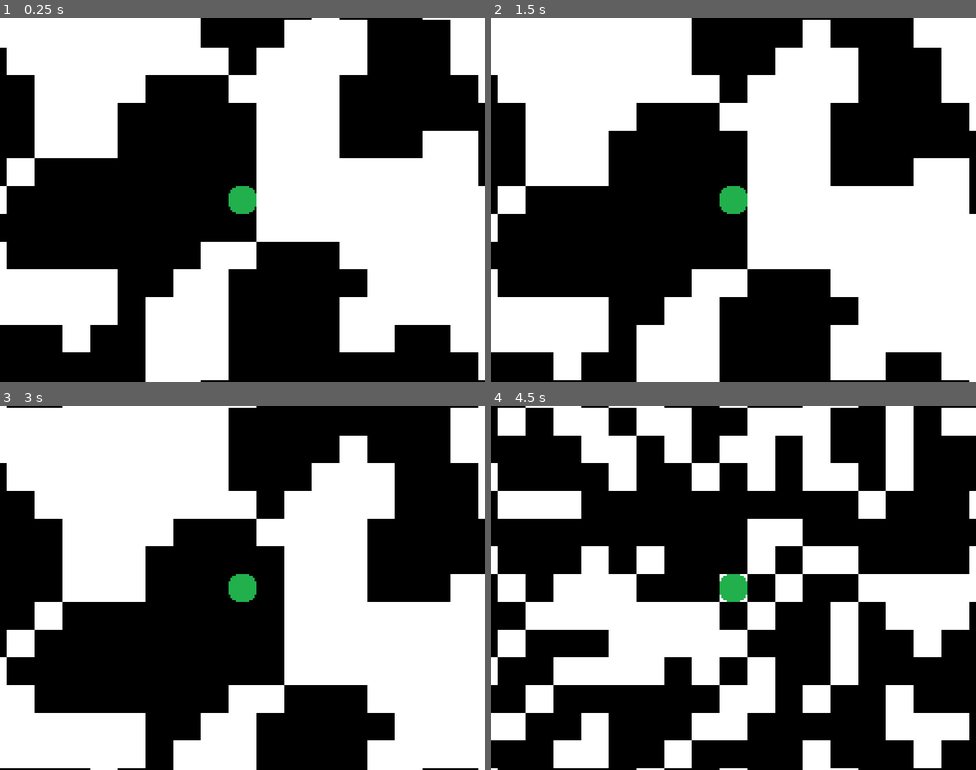
Above: before the commit, frames 1-4 (two rows, left to right).
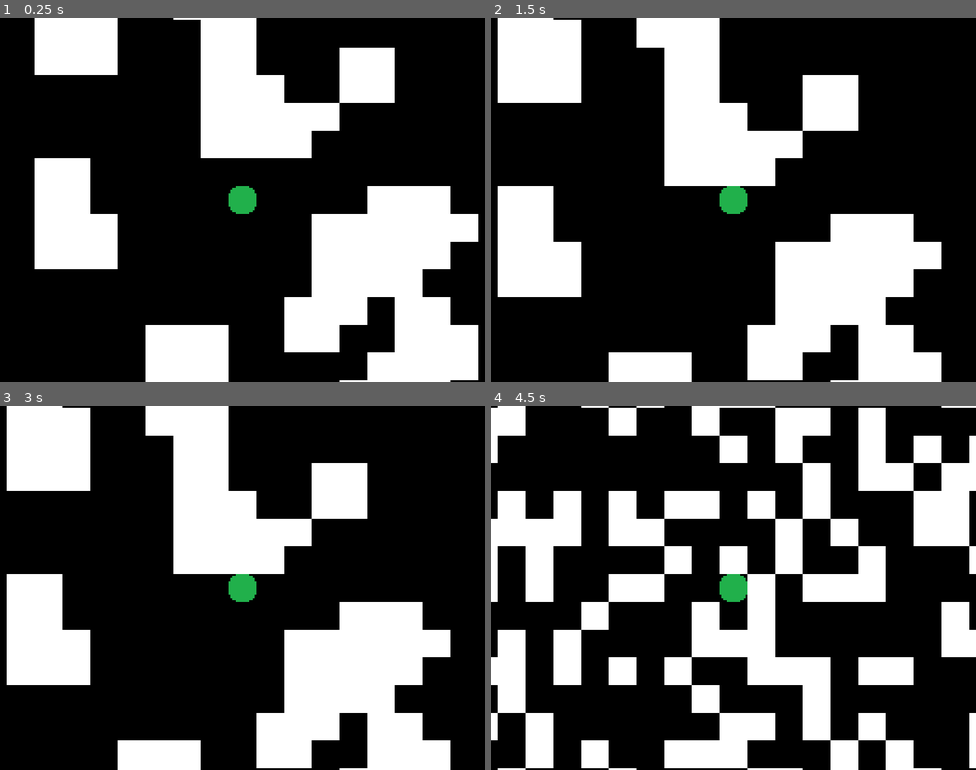
Above: after the commit, the same moments.

Repository: Mantisette/FinalFightPlus
Game: Godot game, scene res://1-Scenes/juego.tscn
Same seed, same stepped clock (60 frames per second), same inputs: the game is played once before the commit and once after it.
Inputs:
- Up to frame 1 (0.25 s): no input
- Up to frame 2 (1.5 s): tap Enter at 0.5 s; tap Keypad 6 (move_E) at 0.6 s; tap Space at 1.25 s; tap Keypad 8 (move_N) at 1.35 s
- Up to frame 3 (3 s): tap Enter at 2 s; tap Keypad 9 (move_NE) at 2.1 s; tap Space at 2.75 s; tap Keypad 7 (move_NW) at 2.85 s
- Up to frame 4 (4.5 s): tap Enter at 3.5 s; tap Keypad 2 (move_S) at 3.6 s; tap F1 (key_f1) at 4.15 s; tap Keypad 3 (move_SE) at 4.35 s

The runs differ from the first frame. In frame 1, 47% of the frame differs, in the area x 0-100%, y 0-100%; in frame 2, 50%; in frame 3, 42%; in frame 4, 52%.

Commit message:
Cleanup2

Diff:
--- a/2-Scripts/enemigo.gd
+++ b/2-Scripts/enemigo.gd
@@ -12,9 +12,9 @@
 
 
 func _on_Mapgen_preparado():
-  var spawn_pos = global.casilla_a_pixeles_centro(global.random_spawn())
-  position = spawn_pos
-  emit_signal("spawn", spawn_pos)
+  var spawn = global.casilla_a_pixeles_centro(global.random_spawn())
+  position = spawn
+  emit_signal("spawn", spawn)
 
 
 func _on_AreaDeteccion_area_entered(area):
--- a/2-Scripts/jugador.gd
+++ b/2-Scripts/jugador.gd
@@ -7,7 +7,7 @@
   "RayRight": get_node("RayRight"),
 }
 
-var movement = {
+const MOVIMIENTOS = {
   "move_N":  Vector2.UP,
   "move_NE": Vector2.UP + Vector2.RIGHT,
   "move_E":  Vector2.RIGHT,
@@ -23,29 +23,36 @@
 
 
 func _unhandled_input(event):
-  for dir in movement.keys():
-    if event.is_action_pressed(dir):
-      move(dir)
+  for direccion in MOVIMIENTOS.keys():
+    if event.is_action_pressed(direccion):
+      mover_a(direccion)
 
-func move(dir):
-  var destination = global.casilla_a_pixeles(movement[dir])
-  var collisions = 0
+  if event.is_action_pressed("key_f4"):
+    var camara = $Camara
+    if camara.zoom == Vector2(0.35, 0.35):
+      camara.zoom = Vector2(1, 1)
+    else:
+      camara.zoom = Vector2(0.35, 0.35)
+
+func mover_a(direccion):
+  var destino = global.casilla_a_pixeles(MOVIMIENTOS[direccion])
+  var colisiones = 0
 
   for key in raycasts:
     var ray = raycasts[key]
-    ray.cast_to = destination
+    ray.cast_to = destino
     ray.force_raycast_update()
     if ray.is_colliding():
-      collisions += 1
+      colisiones += 1
 
-  if collisions < 3:
-    position += destination
+  if colisiones < 3:
+    position += destino
 
 
 func _on_Mapgen_preparado():
-  var spawn_pos = global.casilla_a_pixeles_centro(global.random_spawn())
-  position = spawn_pos
-  emit_signal("spawn", spawn_pos)
+  var spawn = global.casilla_a_pixeles_centro(global.random_spawn())
+  position = spawn
+  emit_signal("spawn", spawn)
 
 
 func _on_Salida_salida_alcanzada():
--- a/2-Scripts/mapgen.gd
+++ b/2-Scripts/mapgen.gd
@@ -1,165 +1,154 @@
 extends Node2D
 
-const STEPS = 3
-var DIRECTIONS = [
-  Vector2.UP,
-  Vector2.UP + Vector2.RIGHT,
-  Vector2.RIGHT,
-  Vector2.DOWN + Vector2.RIGHT,
-  Vector2.DOWN,
-  Vector2.DOWN + Vector2.LEFT,
-  Vector2.LEFT,
-  Vector2.UP + Vector2.LEFT
-]
+const SIMULACIONES = 3
 
-export var INITIAL_LIFE_CHANCE := 0.375
-export var BIRTH_LIMIT = 4
-export var DEATH_LIMIT = 3
+export var PROBABILIDAD_INICIAL := 0.375
+export var LIMITE_VIDA = 4
+export var LIMITE_MUERTE = 3
 
 var cellmap := []
 onready var tilemap := $TileMap
 signal preparado
 
-onready var player_spawn_pos: Vector2
-onready var exit_spawn_pos: Vector2
-onready var enemy_spawn_pos: Vector2
+onready var spawn_jugador: Vector2
+onready var spawn_salida: Vector2
+onready var spawn_enemigo: Vector2
 
 
 func _ready():
   randomize()
-  _generate_grid()
-  _generate_map()
+  _generar_matriz()
+  _generar_mapa()
 
-  for _x in range(STEPS): # Shape the og grid into a cave-looking map
-    _simulation_step()
-  _close_borders()
+  for _x in range(SIMULACIONES):
+    _simulacion()
+  _cerrar_limites()
 
-  _print_map()
+  _dibujar_mapa()
   global.cellmap = cellmap
 
   global.astar_ready()
 
   emit_signal("preparado")
 
-  if !_check_spawn_positions():
+  if !_spawn_preparado():
     return
-  var player_path = global.astar_find_path(player_spawn_pos, exit_spawn_pos)
-  var enemy_path = global.astar_find_path(enemy_spawn_pos, player_spawn_pos)
-  if player_path == [] or enemy_path == []:
+  var path_jugador = global.astar_find_path(spawn_jugador, spawn_salida)
+  var path_enemigo = global.astar_find_path(spawn_enemigo, spawn_jugador)
+  if path_jugador == [] or path_enemigo == []:
     _ready()
 
 
-func _check_spawn_positions() -> bool:
-  return (player_spawn_pos != null and exit_spawn_pos != null and enemy_spawn_pos != null)
+func _spawn_preparado() -> bool:
+  return (spawn_jugador != null and spawn_salida != null and spawn_enemigo != null)
 
 
-# Debug keys to test and tweak with the mapgen
+# Debug, para probar el algoritmo
 func _unhandled_input(event):
   if event.is_action_pressed("key_f1"):
-    _generate_map()
-    _print_map()
+    _generar_mapa()
+    _dibujar_mapa()
 
   if event.is_action_pressed("key_f2"):
-    _simulation_step()
-    _print_map()
+    _simulacion()
+    _dibujar_mapa()
 
   if event.is_action_pressed("key_f3"):
     _ready()
 
 
-# Creates a 2D Array grid
-func _generate_grid():
+# Crea una matriz 2D
+func _generar_matriz():
   for i in global.MAPA_ANCHO:
     cellmap.append([])
     for j in global.MAPA_ALTO:
       cellmap[i].append(0)
 
 
-# Populates the grid with random values
-func _generate_map():
+# Rellena la matriz 2D con valores aleatorios según la regla inicial
+func _generar_mapa():
   for x in range(global.MAPA_ANCHO):
     for y in range(global.MAPA_ALTO):
-      if randf() < INITIAL_LIFE_CHANCE:
+      if randf() < PROBABILIDAD_INICIAL:
         cellmap[x][y] = 1
       else:
         cellmap[x][y] = 0
 
 
-# Runs the GoL ruleset (see variables) on the current map
-# Returns the resulting map
-func _simulation_step():
-  var cellmap_process = cellmap.duplicate(true)
+# Hace una simulación del juego de la vida con el mapa actual. Sustituye el mapa resultante al terminar
+func _simulacion():
+  var cellmap_proc = cellmap.duplicate(true)
 
   for x in global.MAPA_ANCHO:
     for y in global.MAPA_ALTO:
-      var current_tile = cellmap_process[x][y]
-      var neighbors = _count_alive_neighbors(x, y)
+      var casilla = cellmap_proc[x][y]
+      var vecinos = _contar_vecinos_vivos(x, y)
       if (cellmap[x][y] == 1):
-        # Tile's alive, changes by death rules
-        if (neighbors < DEATH_LIMIT):
-          current_tile = 0
+        # La casilla está viva (es un muro), cambia según las reglas de la muerte
+        if (vecinos < LIMITE_MUERTE):
+          casilla = 0
         else:
-          current_tile = 1
+          casilla = 1
       else:
-        # Tile's dead, changes by birth rules
-        if (neighbors > BIRTH_LIMIT):
-          current_tile = 1
+        # La casilla está muerta (es suelo), cambia según las reglas de la vida.
+        if (vecinos > LIMITE_VIDA):
+          casilla = 1
         else:
-          current_tile = 0
-      cellmap_process[x][y] = current_tile
+          casilla = 0
+      cellmap_proc[x][y] = casilla
 
-  cellmap = cellmap_process
+  cellmap = cellmap_proc
 
 
-# Returns the number of 'alive' cells neighboring the param cell
-func _count_alive_neighbors(x: int, y: int) -> int:
-  var count_alive := 0
+# Devuelve el número de casillas vivas en las casillas adyacentes
+func _contar_vecinos_vivos(x: int, y: int) -> int:
+  var vivas := 0
 
   for i in range(-1, 2):
     for j in range(-1, 2):
-      var local_x = x + i
-      var local_y = y + j
+      var x_ady = x + i
+      var y_ady = y + j
 
       if (i == 0 and j == 0):
-        # We're checking our own tile
+        # Esta es nuestra misma casilla
         continue
-      elif (global.casilla_fuera_de_limites(Vector2(local_x, local_y))):
-        # The tile to check is off-limits, count that as a wall
-        count_alive += 1
-      elif (cellmap[local_x][local_y]):
-        count_alive += 1
+      elif (global.casilla_fuera_de_limites(Vector2(x_ady, y_ady))):
+        # La casilla está fuera del mapa, se cuenta como un muro
+        vivas += 1
+      elif (cellmap[x_ady][y_ady]):
+        vivas += 1
 
-  return count_alive
+  return vivas
 
 
-func _close_borders():
-  # Horizontal borders
+func _cerrar_limites():
+  # Límites Horizontales
   for x in global.MAPA_ANCHO:
     tilemap.set_cell(x, -1, 1)
     tilemap.set_cell(x, global.MAPA_ALTO, 1)
-  # Vertical borders
+  # Límites Verticales
   for y in global.MAPA_ALTO:
     tilemap.set_cell(-1, y, 1)
     tilemap.set_cell(global.MAPA_ANCHO, y, 1)
 
 
-# Prints the map onto the screen using its tilemap
-func _print_map():
+# Dibuja el mapa usando el tilemap proporcionado
+func _dibujar_mapa():
   for x in global.MAPA_ANCHO:
     for y in global.MAPA_ALTO:
       tilemap.set_cell(x, y, cellmap[x][y])
 
 
-func _on_Jugador_spawn(position):
-  player_spawn_pos = position
+func _on_Jugador_spawn(spawn):
+  spawn_jugador = spawn
 
 
-func _on_Salida_spawn(position):
-  exit_spawn_pos = position
+func _on_Salida_spawn(spawn):
+  spawn_salida = spawn
 
 
-func _on_Enemigo_spawn(position):
-  enemy_spawn_pos = position
+func _on_Enemigo_spawn(spawn):
+  spawn_enemigo = spawn
 
 
 func _on_salida_alcanzada():
--- a/2-Scripts/salida.gd
+++ b/2-Scripts/salida.gd
@@ -23,12 +23,6 @@
     audio_stream.volume_db -= global.VOLUMEN_CAMBIO
 
 
-func _on_map_ready():
-  var spawn_pos = global.casilla_a_pixeles_centro(global.random_spawn())
-  position = spawn_pos
-  emit_signal("spawn", spawn_pos)
-
-
 func _on_ExitArea_entered(area):
   if area is Jugador:
     emit_signal("salida_alcanzada")
@@ -45,4 +39,6 @@
 
 
 func _on_Mapgen_preparado():
-  pass # Replace with function body.
+  var spawn = global.casilla_a_pixeles_centro(global.random_spawn())
+  position = spawn
+  emit_signal("spawn", spawn)
